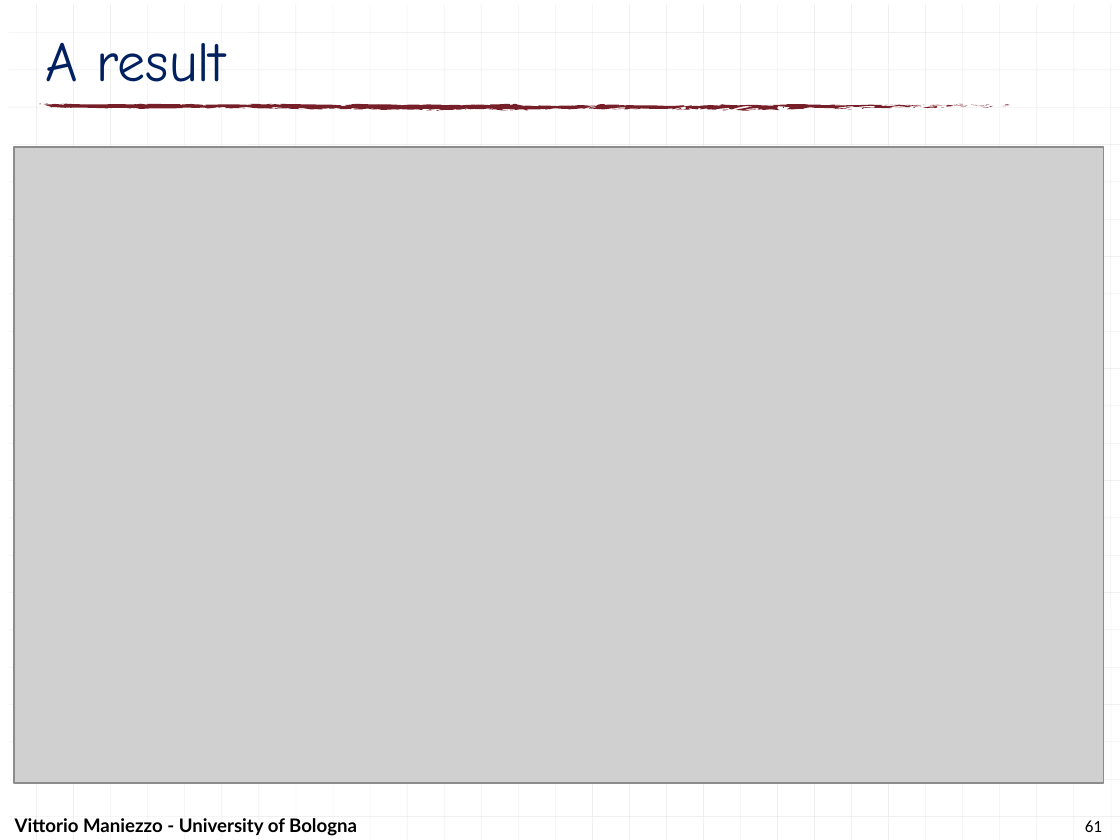
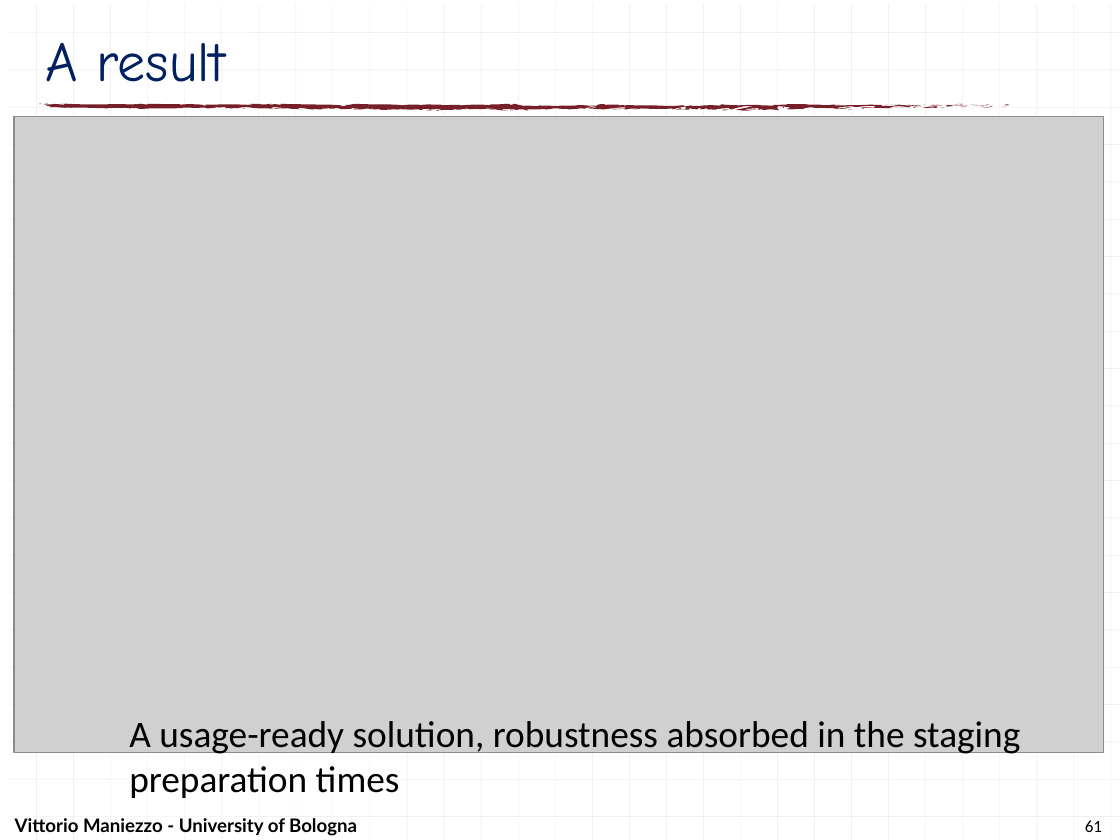
Before and after one commit to maniezzo/GDOforecast, a slide deck: slide 61 of doc/Schedulingseminar/schedulingSeminarXdock.pptx. Drawn at 1120x840 pixels with LibreOffice and Linux fonts; fonts in the diff are those of the drawing; grey boxes stand for pictures. Boxes give left, top, right and bottom in pixels: in the first picture for what was removed or moved away, otherwise in the second. Text is boxed around its words. In the diff, an @@ line names an element or a change of style, - is before the commit and + after.

```diff
--- a/doc/Schedulingseminar/schedulingSeminarXdock.pptx
+++ b/doc/Schedulingseminar/schedulingSeminarXdock.pptx
@@ picture: place and size @@
-picture at (13,147,1103,783)
+picture at (13,116,1103,753)
@@ text added at (129,721,1020,798), 24 pt, text #000000 @@
+A usage-ready solution, robustness absorbed in the staging preparation times
```
Also in this commit, not shown: 8 other slides changed, 1 other file.
